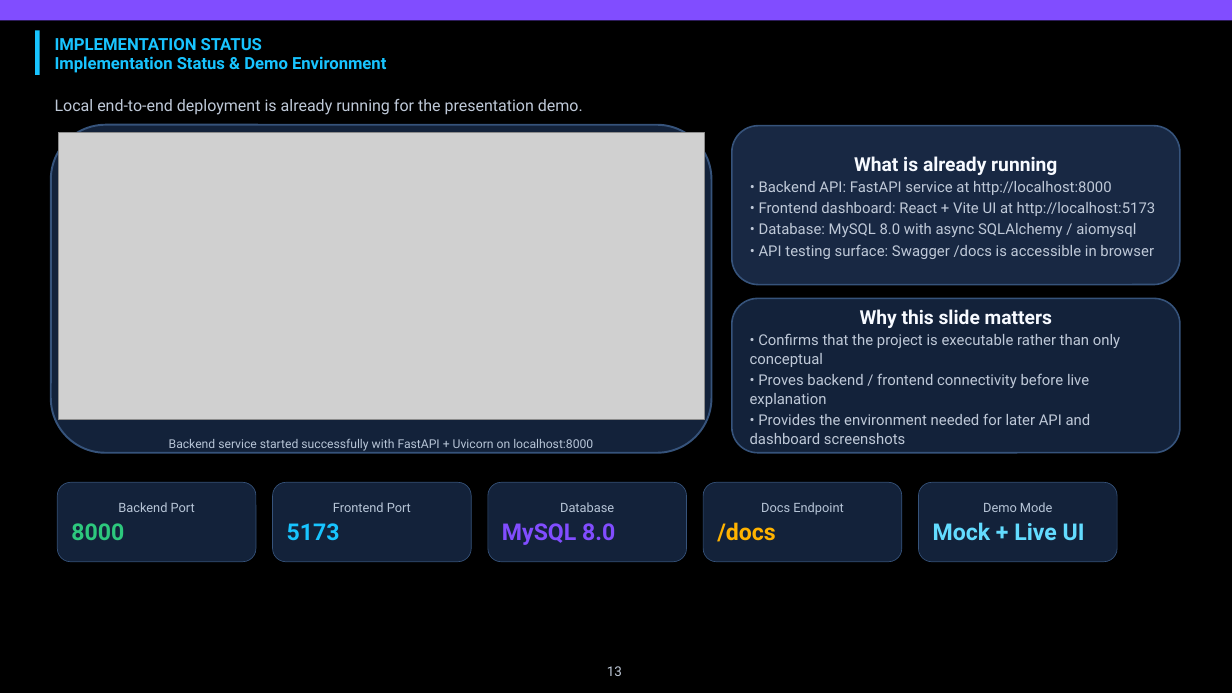
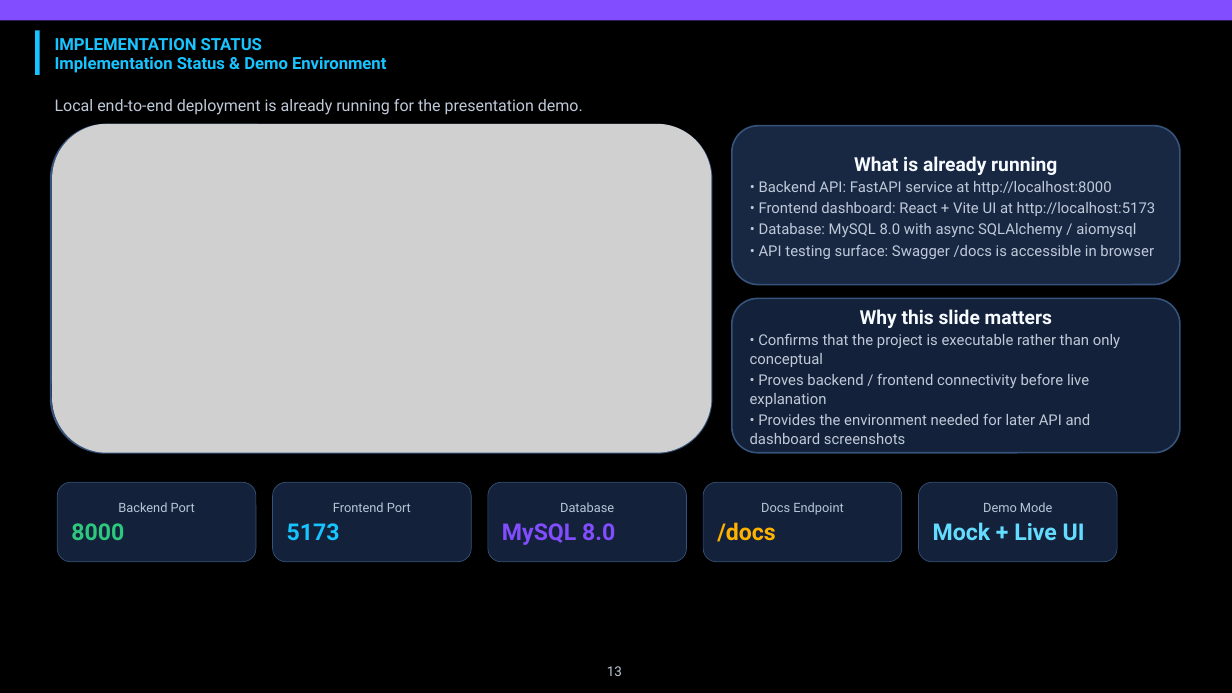
Before and after one commit to compass-rose/wallet-rpc-privacy, a slide deck: slide 13 of docs/Presentation_replaced_charts_v4.pptx. Drawn at 1232x693 pixels with LibreOffice and Linux fonts; fonts in the diff are those of the drawing; grey boxes stand for pictures. Boxes give left, top, right and bottom in pixels: in the first picture for what was removed or moved away, otherwise in the second. Text is boxed around its words. In the diff, an @@ line names an element or a change of style, - is before the commit and + after.

```diff
--- a/docs/Presentation_replaced_charts_v4.pptx
+++ b/docs/Presentation_replaced_charts_v4.pptx
@@ picture: place and size @@
-picture at bbox=[58, 132, 704, 420]
+picture at bbox=[52, 124, 712, 453]
@@ text removed at bbox=[169, 439, 593, 451] @@
-Backend service started successfully with FastAPI + Uvicorn on localhost:8000
```
Also in this commit, not shown: 6 other slides changed.
